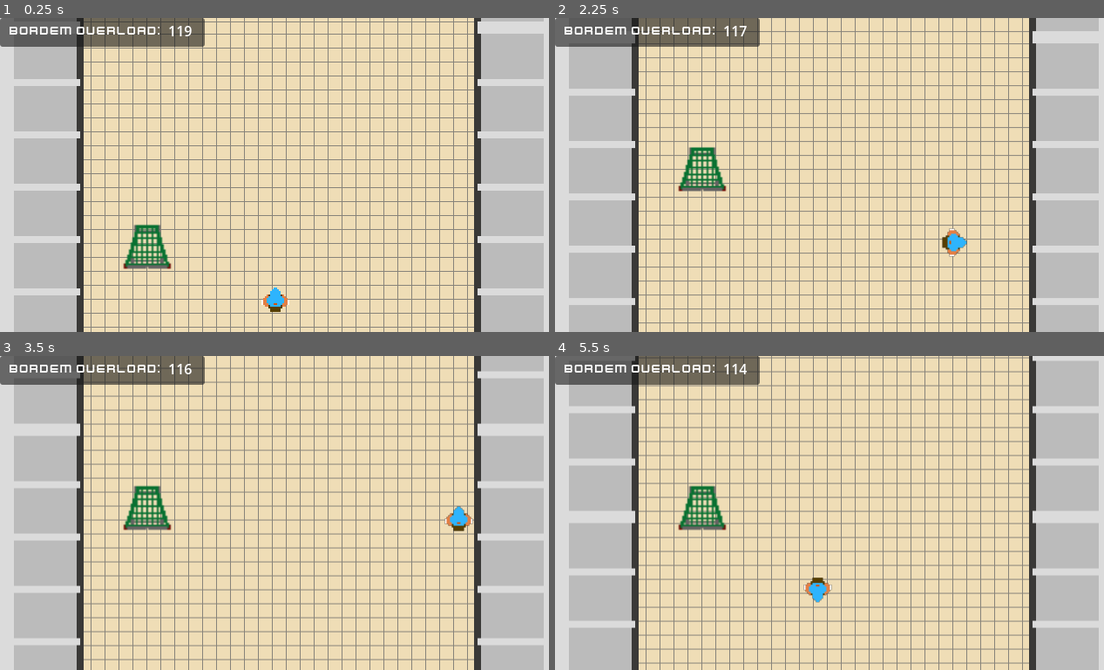
Above: before the commit, frames 1-4 (two rows, left to right).
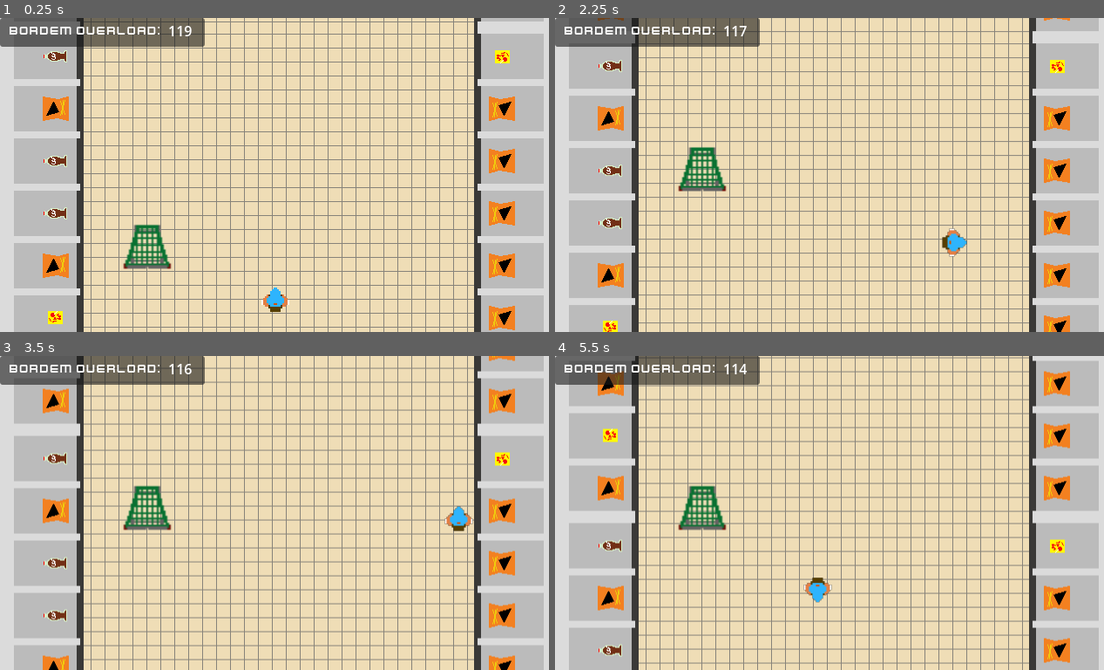
Above: after the commit, the same moments.

Repository: SpeedyLom/wild-jam-65
Game: Godot game, scene res://scenes/game.tscn
The game is run twice, just before and just after one commit, with the same random seed, the same clock (stepped at 60 frames per second) and the same inputs.
Inputs:
- Up to frame 1 (0.25 s): no input
- Up to frame 2 (2.25 s): hold D (right) 0.53-1.28 s; hold S (down) 1.28-2.03 s; hold D (right) from 2.03 s (still down)
- Up to frame 3 (3.5 s): release D (right) at 2.78 s; hold W (up) from 2.78 s (still down)
- Up to frame 4 (5.5 s): release W (up) at 3.53 s; hold A (left) 3.53-5.03 s; hold S (down) from 5.03 s (still down)

The runs differ from the first frame. In frame 1, 2.9% of the frame differs, in the area x 7-94%, y 10-100%; in frame 2, 2.8%; in frame 3, 3.0%; in frame 4, 3.2%, in the area x 7-94%, y 4-98%.

Commit message:
Add random products
- Add crisps, cola and sweets
- Add base Product class

Diff:
--- /dev/null
+++ b/objects/cola.tscn
@@ -0,0 +1,9 @@
+[gd_scene load_steps=3 format=3 uid="uid://ci756ewuuu5at"]
+
+[ext_resource type="PackedScene" uid="uid://dvwv65ctv08wr" path="res://objects/product.tscn" id="1_24jnf"]
+[ext_resource type="Texture2D" uid="uid://dmx8upsrg15up" path="res://sprites/cola.png" id="2_0jqwm"]
+
+[node name="Cola" instance=ExtResource("1_24jnf")]
+
+[node name="Sprite2D" parent="." index="0"]
+texture = ExtResource("2_0jqwm")
--- /dev/null
+++ b/objects/crisps.tscn
@@ -0,0 +1,9 @@
+[gd_scene load_steps=3 format=3 uid="uid://mvuaow3ys4al"]
+
+[ext_resource type="PackedScene" uid="uid://dvwv65ctv08wr" path="res://objects/product.tscn" id="1_0duka"]
+[ext_resource type="Texture2D" uid="uid://cwuepq0hjbog5" path="res://sprites/crisps.png" id="1_wnciy"]
+
+[node name="Crisps" instance=ExtResource("1_0duka")]
+
+[node name="Sprite2D" parent="." index="0"]
+texture = ExtResource("1_wnciy")
--- /dev/null
+++ b/objects/dibdab.tscn
@@ -0,0 +1,9 @@
+[gd_scene load_steps=3 format=3 uid="uid://dbtc8hf2pv1ta"]
+
+[ext_resource type="PackedScene" uid="uid://dvwv65ctv08wr" path="res://objects/product.tscn" id="1_60m16"]
+[ext_resource type="Texture2D" uid="uid://cjxaqj7cp24co" path="res://sprites/dibdab.png" id="2_7mt6r"]
+
+[node name="Dibdab" instance=ExtResource("1_60m16")]
+
+[node name="Sprite2D" parent="." index="0"]
+texture = ExtResource("2_7mt6r")
--- /dev/null
+++ b/objects/product.gd
@@ -0,0 +1,12 @@
+class_name Product
+extends Area2D
+
+
+# Called when the node enters the scene tree for the first time.
+func _ready():
+	pass # Replace with function body.
+
+
+# Called every frame. 'delta' is the elapsed time since the previous frame.
+func _process(delta):
+	pass
--- /dev/null
+++ b/objects/product.tscn
@@ -0,0 +1,14 @@
+[gd_scene load_steps=3 format=3 uid="uid://dvwv65ctv08wr"]
+
+[ext_resource type="Script" path="res://objects/product.gd" id="1_nsmnp"]
+
+[sub_resource type="CircleShape2D" id="CircleShape2D_awwap"]
+radius = 35.0
+
+[node name="Product" type="Area2D" groups=["products"]]
+script = ExtResource("1_nsmnp")
+
+[node name="Sprite2D" type="Sprite2D" parent="."]
+
+[node name="CollisionShape2D" type="CollisionShape2D" parent="."]
+shape = SubResource("CircleShape2D_awwap")
--- /dev/null
+++ b/objects/shelves.gd
@@ -0,0 +1,21 @@
+extends StaticBody2D
+
+const positionOne: Vector2 = Vector2(0, -30)
+const positionTwo: Vector2 = Vector2(0, 30)
+
+@export var products: Array[PackedScene] = []
+
+func _ready():
+	var product1Scene: PackedScene = products.pick_random()
+	var product2Scene: PackedScene = products.pick_random()
+	var product1: Product = product1Scene.instantiate()
+	var product2: Product = product2Scene.instantiate()
+
+	product1.rotation_degrees = -90
+	product2.rotation_degrees = -90
+
+	product1.set_global_position(positionOne)
+	product2.set_global_position(positionTwo)
+
+	add_child(product1)
+	add_child(product2)
--- a/objects/shelves.tscn
+++ b/objects/shelves.tscn
@@ -1,12 +1,18 @@
-[gd_scene load_steps=3 format=3 uid="uid://bv72dmrsa8525"]
+[gd_scene load_steps=7 format=3 uid="uid://bv72dmrsa8525"]
 
+[ext_resource type="Script" path="res://objects/shelves.gd" id="1_o51or"]
 [ext_resource type="Texture2D" uid="uid://bf1rnj85c5ckc" path="res://sprites/shelves.png" id="1_ouwuv"]
+[ext_resource type="PackedScene" uid="uid://ci756ewuuu5at" path="res://objects/cola.tscn" id="2_h8wa5"]
+[ext_resource type="PackedScene" uid="uid://mvuaow3ys4al" path="res://objects/crisps.tscn" id="3_aysgu"]
+[ext_resource type="PackedScene" uid="uid://dbtc8hf2pv1ta" path="res://objects/dibdab.tscn" id="4_hjc64"]
 
 [sub_resource type="RectangleShape2D" id="RectangleShape2D_81ixx"]
 size = Vector2(98, 128)
 
 [node name="Shelves" type="StaticBody2D"]
 collision_mask = 0
+script = ExtResource("1_o51or")
+products = Array[PackedScene]([ExtResource("2_h8wa5"), ExtResource("3_aysgu"), ExtResource("4_hjc64")])
 
 [node name="Sprite2D" type="Sprite2D" parent="."]
 texture = ExtResource("1_ouwuv")
--- a/scenes/aisle.gd
+++ b/scenes/aisle.gd
@@ -1,8 +1,7 @@
 extends Node2D
 
-@onready var Aisle := preload("res://scenes/aisle.tscn")
-
 func _on_visible_on_screen_notifier_2d_screen_exited():
+	var Aisle := load("res://scenes/aisle.tscn")
 	var aisle = Aisle.instantiate()
 
 	aisle.global_position = global_position + Vector2(0, -732)
Binary file added: sprites/cola.png
Not shown, added: sprites/cola.png.import
Binary file added: sprites/crisps.png
Not shown, added: sprites/crisps.png.import
Binary file added: sprites/dibdab.png
Not shown, added: sprites/dibdab.png.import
Not shown, added: assets/cola.piskel
Not shown, added: assets/crisps.piskel
Not shown, added: assets/dibdab.piskel
